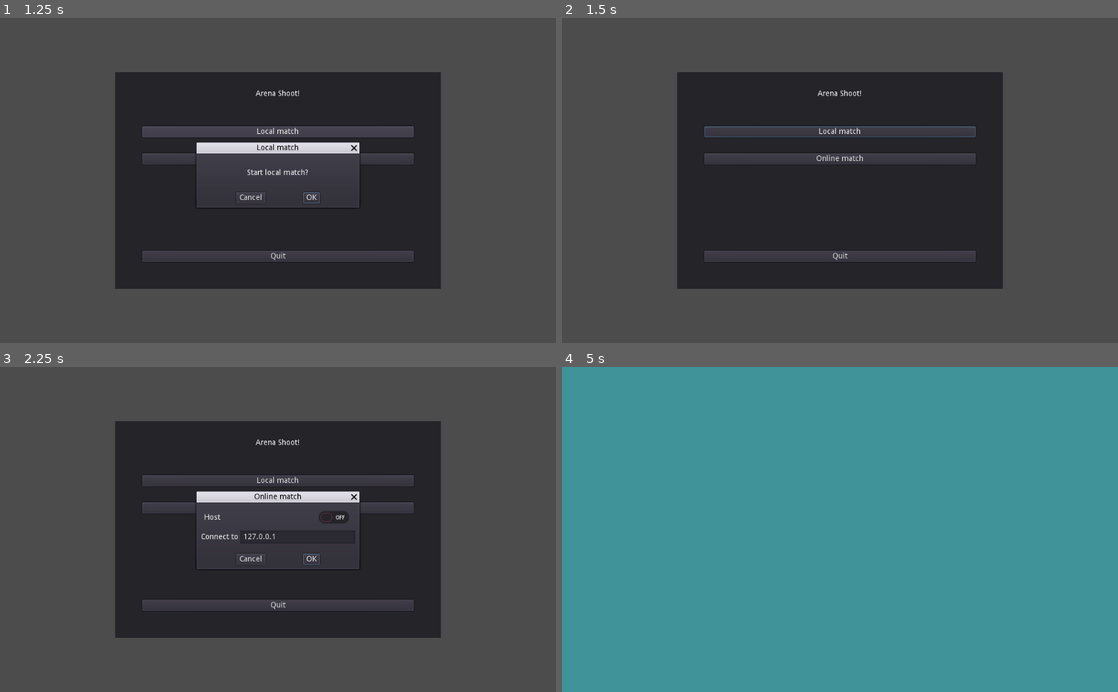
Above: before the commit, frames 1-4 (two rows, left to right).
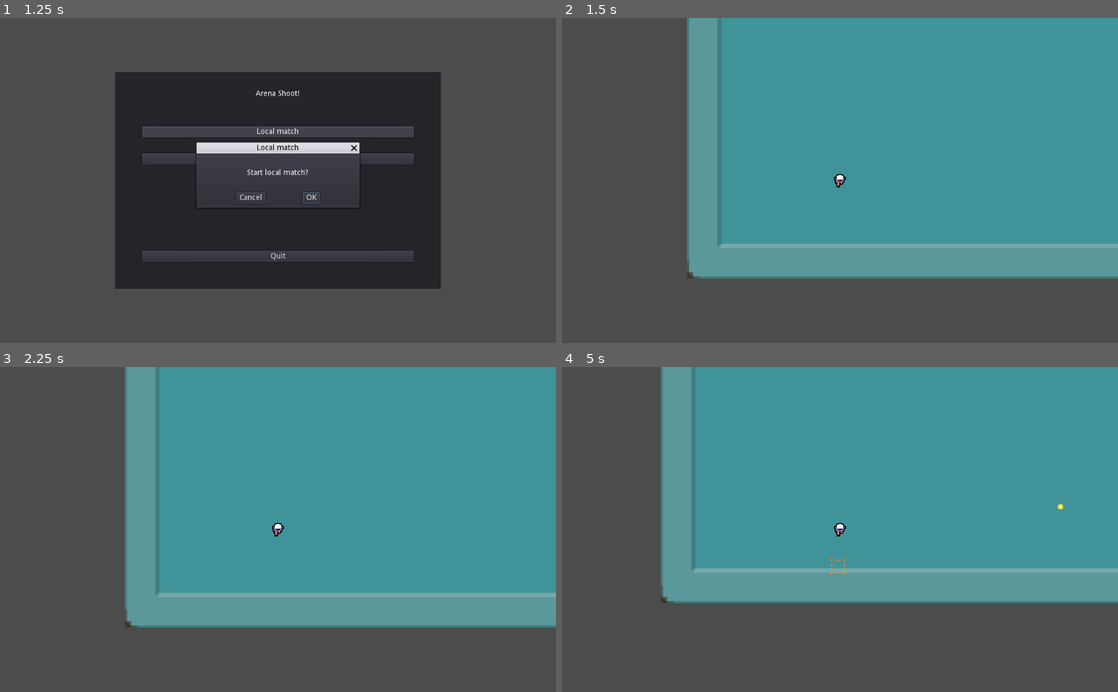
Above: after the commit, the same moments.

Repository: Faless/gd-unimi
Game: Godot game, scene res://scene/main.tscn
The game is run twice, just before and just after one commit, with the same random seed, the same clock (stepped at 60 frames per second) and the same inputs.
Inputs (mouse positions are in pixels of both pictures, inside the frame that each line leads up to):
- Up to frame 1 (1.25 s): click "Local match" at 0.5 s
- Up to frame 2 (1.5 s): click "OK" at 1.25 s
- Up to frame 3 (2.25 s): click (278, 506) at 2 s, where only the run before the commit has a clickable "Online match"
- Up to frame 4 (5 s): click (873, 558) at 2.75 s, where only the run before the commit has a clickable "OK"; tap Enter at 3.5 s; hold Right (p1_right) 3.53-4.28 s; tap Space (p1_fire) at 3.6, 4.35 s; hold Down (p1_down) from 4.28 s (still down)

Frame 1 is identical in both runs. In frame 2, 65% of the frame differs, in the area x 20-100%, y 0-84%; in frame 3, 65%; in frame 4, 52%.

Commit message:
Main now start local matches and report erros

Diff:
--- a/prototype/script/main.gd
+++ b/prototype/script/main.gd
@@ -2,6 +2,8 @@
 
 func _ready():
 	$Panel/VBoxContainer/Local.grab_focus()
+	if Network.is_error:
+		_show_error()
 
 func _on_Local_pressed():
 	$Local.show_modal(true)
@@ -12,21 +14,30 @@
 	$Online.get_ok().grab_focus()
 
 func _on_local_start():
-	print("Start")
+	get_tree().change_scene("res://scene/world.tscn")
 
 func _on_local_cancel():
 	$Panel/VBoxContainer/Local.grab_focus()
 
 func _on_online_start():
 	if $Online/Control/VBoxContainer/HBoxContainer/CheckButton.pressed:
-		Network.start_server()
+		if not Network.start_server():
+			_show_error()
+			return
 		get_tree().change_scene("res://scene/world.tscn")
 	else:
 		var ip = $Online/Control/VBoxContainer/Client/LineEdit.text
 		if not ip.is_valid_ip_address():
 			ip = "127.0.0.1"
-		Network.start_client(ip)
+		if not Network.start_client(ip):
+			_show_error()
+			return
 		get_tree().change_scene("res://scene/world.tscn")
 
 func _on_online_cancel():
 	$Panel/VBoxContainer/Online.grab_focus()
+
+func _show_error():
+	Network.is_error = false
+	$Error.show_modal(true)
+	$Error.get_ok().grab_focus()
